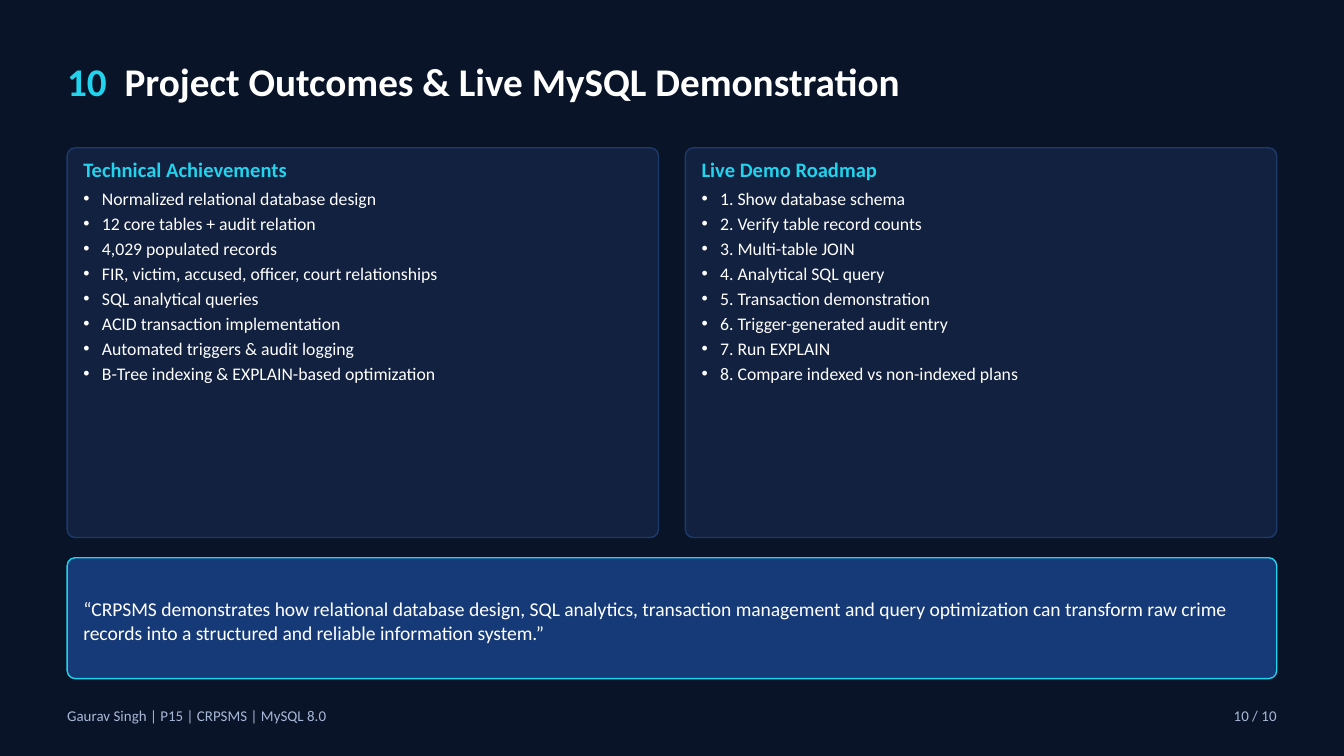
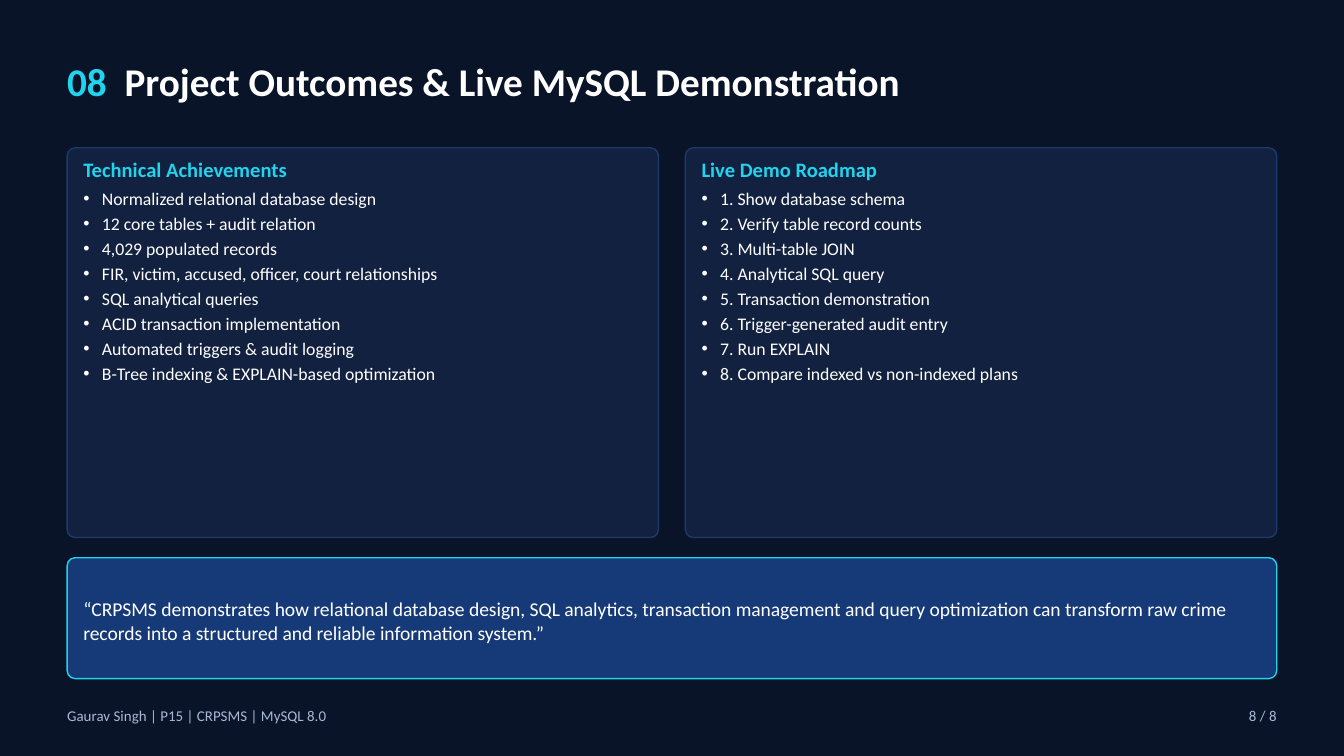
Before and after one commit to gauravsingh-analytics/DBMS-Project, a slide deck: slide 8 of Presentation_Deck.pptx (slide 10 before the commit). Drawn at 1344x756 pixels with LibreOffice and Linux fonts; fonts in the diff are those of the drawing. Boxes give left, top, right and bottom in pixels: in the first picture for what was removed or moved away, otherwise in the second. Text is boxed around its words. In the diff, an @@ line names an element or a change of style, - is before the commit and + after.

```diff
--- a/Presentation_Deck.pptx
+++ b/Presentation_Deck.pptx
@@ text at (67, 68, 899, 103): text changed @@
-10 Project Outcomes & Live MySQL Demonstration
+08 Project Outcomes & Live MySQL Demonstration
@@ text at (1249, 711, 1277, 721): text changed @@
-10 / 10
+8 / 8
```
Also in this commit, not shown: 7 other slides changed, 2 slides removed.
